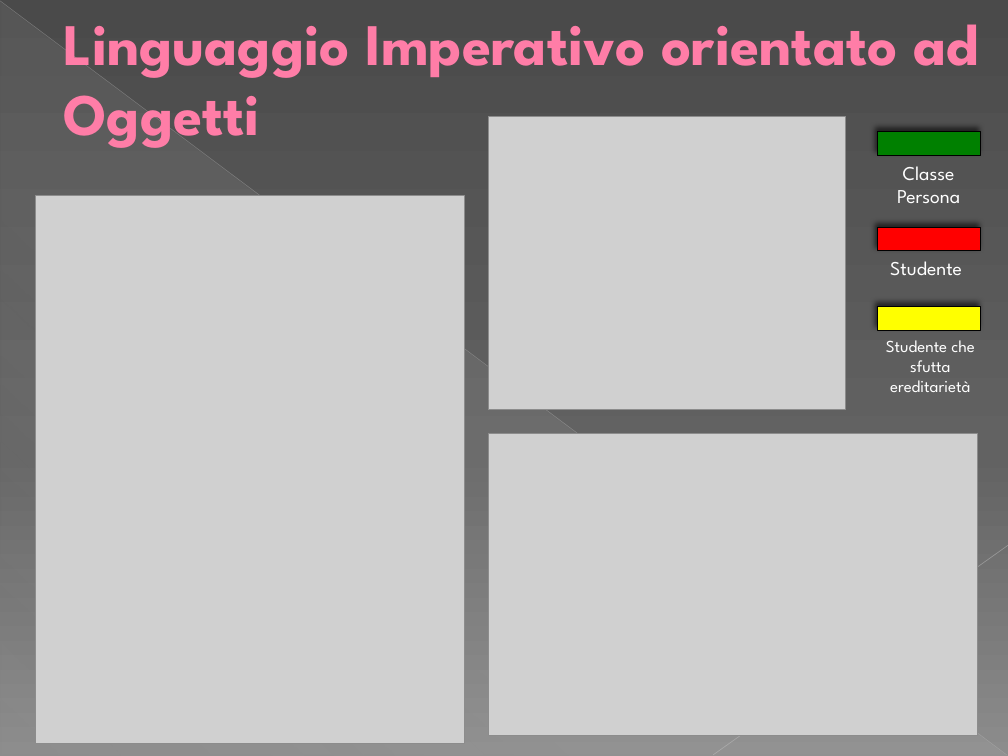
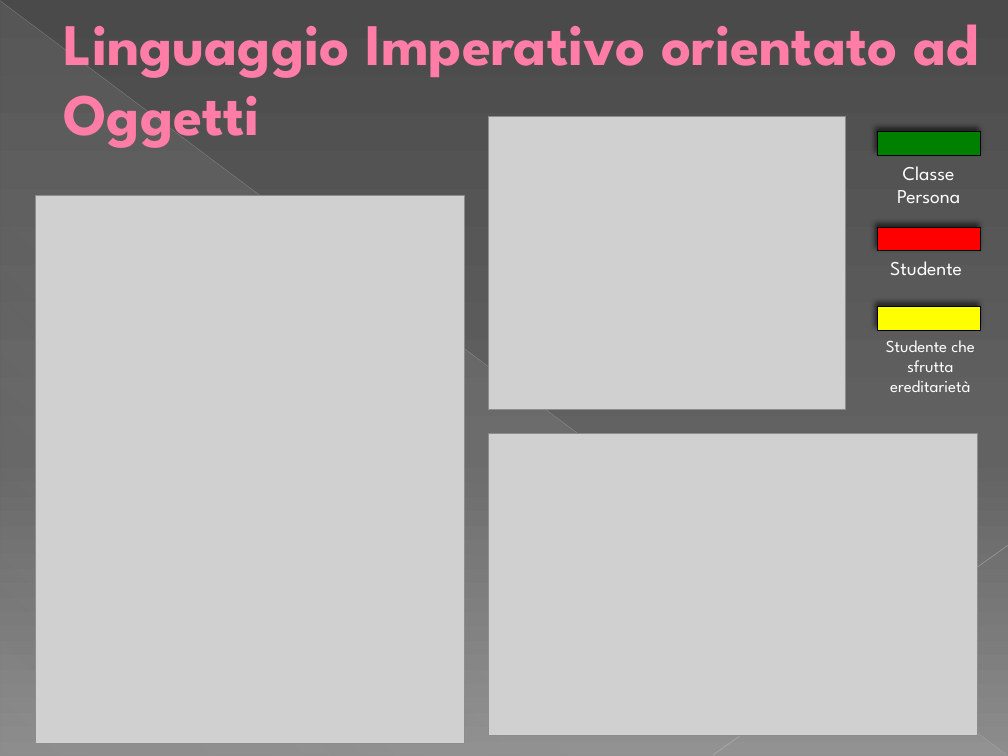
Before and after one commit to yan0z/ISW, a slide deck: slide 24 of Quesito 5 Team/Metrica – Linee di codice.pptx. Drawn at 1008x756 pixels with LibreOffice and Linux fonts; fonts in the diff are those of the drawing; grey boxes stand for pictures. Boxes give left, top, right and bottom in pixels: in the first picture for what was removed or moved away, otherwise in the second. Text is boxed around its words. In the diff, an @@ line names an element or a change of style, - is before the commit and + after.

```diff
--- a/Quesito 5 Team/Metrica – Linee di codice.pptx
+++ b/Quesito 5 Team/Metrica – Linee di codice.pptx
@@ text at [886,340,974,392]: text changed @@
-Studente che sfutta ereditarietà
+Studente che sfrutta ereditarietà
```
Also in this commit, not shown: 1 other slide changed.
